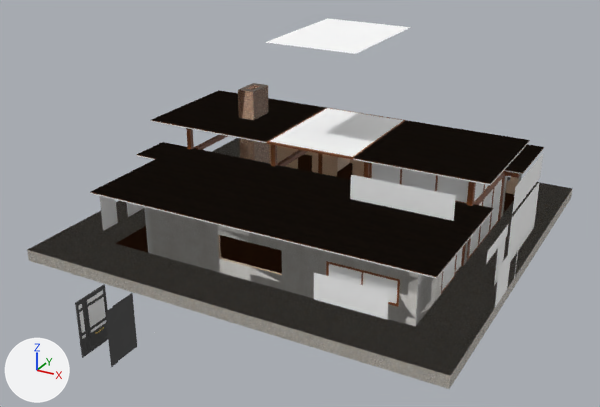
One commit to the Blender file GameClub.blend: the scene before it, then after it.
Before and after are seen from a camera (50 mm lens) standing at (25.6, -52.3, 27.8) and looking at (-0.3, -5.1, 4.2). Arrows for +X, +Y and +Z are at lower left; the lights stay in place.

In view in the first picture: 'DoubleSlideSingleDoor.004', 'DoubleSlideSingleDoor.005', 'DoubleSlideSingleDoor.006', 'DoubleSlideSingleDoor.007', 'GameClubChimeny', 'GameClubColumns', 'GameClubWalls', 'MainDoorConvex', 'MainDoorLeafConvex', 'NormalWindow', 'NormalWindowConvex', 'RoofGlass', 'RoofGlassConvex', 'RoofWindow', 'RoofWindowCoonvex', 'SingleDoorLeaf', 'SingleDoorLeafConvex', 'SingleDoorWindowConvex', 'SingleOutDoor', 'SingleOutDoorConvex', 'WideFrontalWindowBottom', 'WideFrontalWindowBottomConvex', 'WideFrontalWindowTop', 'WideFrontalWindowTopConvex'.
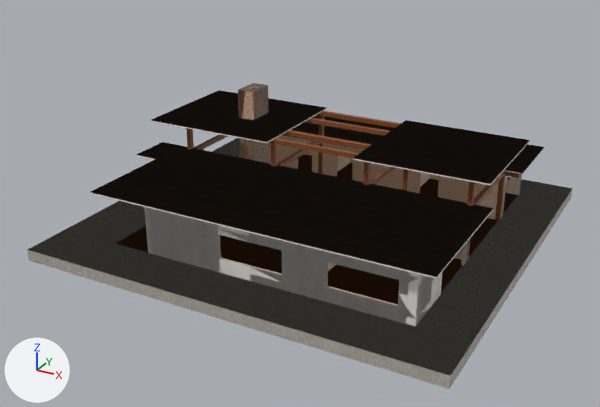
Where the change shows, as pixel boxes [x1, y1, x2, y2] in the pictures (600 x 407 px):
'RoofGlass', deleted: before [267, 107, 405, 160]
'RoofGlassConvex', deleted: before [266, 18, 411, 54]
'RoofWindowCoonvex', deleted: before [350, 175, 456, 221]
'NormalWindowConvex', deleted: before [314, 273, 389, 319]
'RoofWindow', deleted: before [369, 163, 469, 204]
'NormalWindow', deleted: before [326, 261, 400, 307]
'DoubleSlideSingleDoor.005', deleted: before [83, 284, 108, 352]
'DoubleSlideSingleDoor.007', deleted: before [113, 293, 137, 361]
'WideFrontalWindowBottomConvex', deleted: before [508, 182, 540, 262]
'WideFrontalWindowBottom', deleted: before [469, 176, 504, 258]
'WideFrontalWindowTopConvex', deleted: before [512, 154, 543, 214]
'DoubleSlideSingleDoor.004', deleted: before [75, 298, 90, 358]
'MainDoorConvex', deleted: before [99, 196, 144, 231]
'SingleOutDoorConvex', deleted: before [495, 240, 519, 307]
'DoubleSlideSingleDoor.006', deleted: before [105, 307, 118, 367]
'SingleOutDoor', deleted: before [441, 244, 466, 294]
'SingleDoorWindowConvex', deleted: before [486, 224, 509, 264]
'SingleDoorLeafConvex', deleted: before [494, 238, 506, 286]
'WideFrontalWindowTop', deleted: before [474, 171, 504, 204]
'MainDoorLeafConvex', deleted: before [127, 203, 138, 217]
'SingleDoorLeaf', deleted: before [455, 247, 463, 273]

Diff of the bpy script that builds the scene:
```diff
--- a/GameClub.blend.py
+++ b/GameClub.blend.py
@@ ob_normalwindow @@
-ob_normalwindow = bpy.data.objects.new('NormalWindow', me_door_030)
@@ ob_widefrontalwindowtop @@
-ob_widefrontalwindowtop = bpy.data.objects.new('WideFrontalWindowTop', me_door_002)
@@ ob_widefrontalwindowbottom @@
-ob_widefrontalwindowbottom = bpy.data.objects.new('WideFrontalWindowBottom', me_door_003)
@@ ob_roofwindow @@
-ob_roofwindow = bpy.data.objects.new('RoofWindow', me_door_010)
@@ ob_roofglass @@
-ob_roofglass = bpy.data.objects.new('RoofGlass', me_door_011)
@@ ob_doubleslidesingledoor_004 @@
-ob_doubleslidesingledoor_004 = bpy.data.objects.new('DoubleSlideSingleDoor.004', me_slidedoor_018)
@@ ob_doubleslidesingledoor_005 @@
-ob_doubleslidesingledoor_005 = bpy.data.objects.new('DoubleSlideSingleDoor.005', me_slidedoor_017)
@@ ob_doubleslidesingledoor_006 @@
-ob_doubleslidesingledoor_006 = bpy.data.objects.new('DoubleSlideSingleDoor.006', me_slidedoor_016)
@@ ob_doubleslidesingledoor_007 @@
-ob_doubleslidesingledoor_007 = bpy.data.objects.new('DoubleSlideSingleDoor.007', me_slidedoor_015)
@@ ob_singleoutdoor @@
-ob_singleoutdoor = bpy.data.objects.new('SingleOutDoor', me_door_005)
@@ ob_singledoorleaf @@
-ob_singledoorleaf = bpy.data.objects.new('SingleDoorLeaf', me_slidedoor_004)
@@ ob_widefrontalwindowbottomconvex @@
-ob_widefrontalwindowbottomconvex = bpy.data.objects.new('WideFrontalWindowBottomConvex', me_door_009)
@@ ob_widefrontalwindowtopconvex @@
-ob_widefrontalwindowtopconvex = bpy.data.objects.new('WideFrontalWindowTopConvex', me_door_012)
@@ ob_roofwindowcoonvex @@
-ob_roofwindowcoonvex = bpy.data.objects.new('RoofWindowCoonvex', me_door_013)
@@ ob_normalwindowconvex @@
-ob_normalwindowconvex = bpy.data.objects.new('NormalWindowConvex', me_door_014)
@@ ob_singleoutdoorconvex @@
-ob_singleoutdoorconvex = bpy.data.objects.new('SingleOutDoorConvex', me_door_016)
@@ ob_singledoorleafconvex @@
-ob_singledoorleafconvex = bpy.data.objects.new('SingleDoorLeafConvex', me_slidedoor_005)
@@ ob_singledoorwindowconvex @@
-ob_singledoorwindowconvex = bpy.data.objects.new('SingleDoorWindowConvex', me_door_017)
@@ ob_maindoorconvex @@
-ob_maindoorconvex = bpy.data.objects.new('MainDoorConvex', me_door_018)
@@ ob_maindoorleafconvex @@
-ob_maindoorleafconvex = bpy.data.objects.new('MainDoorLeafConvex', me_slidedoor_006)
@@ ob_roofglassconvex @@
-ob_roofglassconvex = bpy.data.objects.new('RoofGlassConvex', me_door_019)
```
